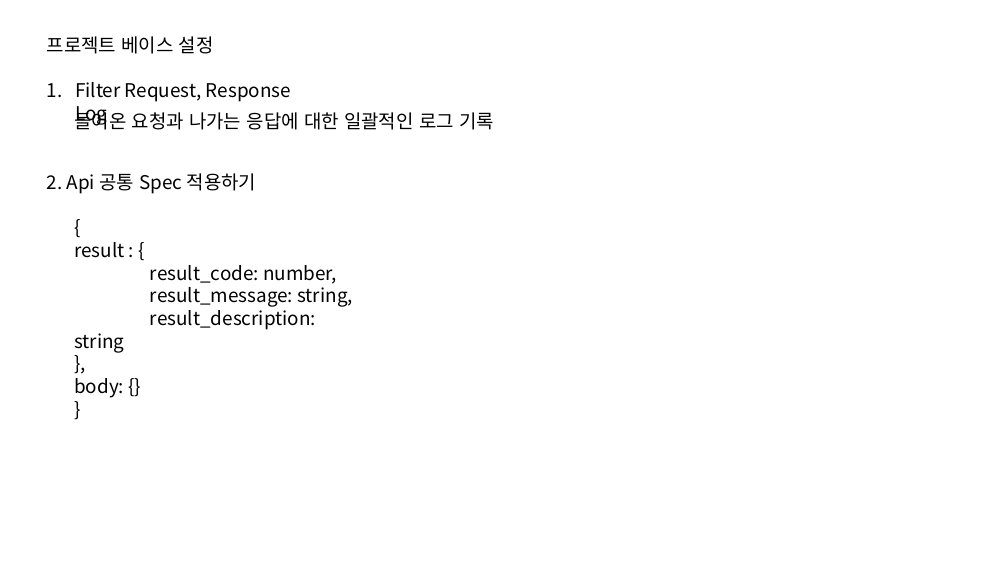
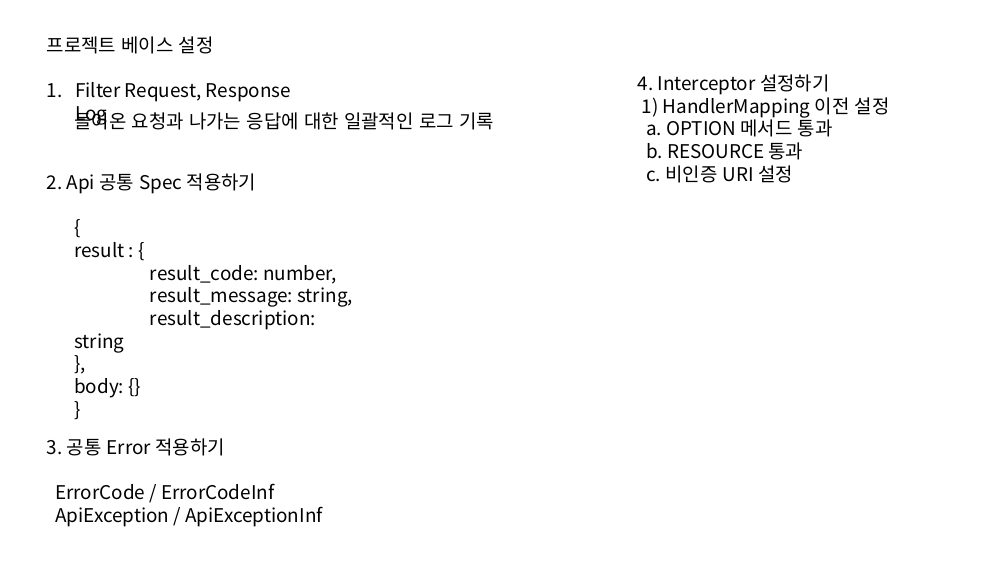
Before and after one commit to Goo-hyunwoo/delivery-service, a slide deck: slide 4 of 프로젝트 생성.pptx. Drawn at 1008x567 pixels with LibreOffice and Linux fonts; fonts in the diff are those of the drawing. Boxes give left, top, right and bottom in pixels: in the first picture for what was removed or moved away, otherwise in the second. Text is boxed around its words. In the diff, an @@ line names an element or a change of style, - is before the commit and + after.

Commit message:
[2023-12-12] Interceptor를 통한 보안 설정

```diff
--- a/프로젝트 생성.pptx
+++ b/프로젝트 생성.pptx
@@ text added at bbox=[638, 74, 890, 183], 18 pt, text #000000 @@
+4. Interceptor 설정하기
+1) HandlerMapping 이전 설정
+a. OPTION 메서드 통과
+b. RESOURCE 통과
+c. 비인증 URI 설정
@@ text added at bbox=[47, 438, 322, 527], 18 pt, text #000000 @@
+3. 공통 Error 적용하기
+ErrorCode / ErrorCodeInf
+ApiException / ApiExceptionInf
```
Also in this commit, not shown: 2 other files.
